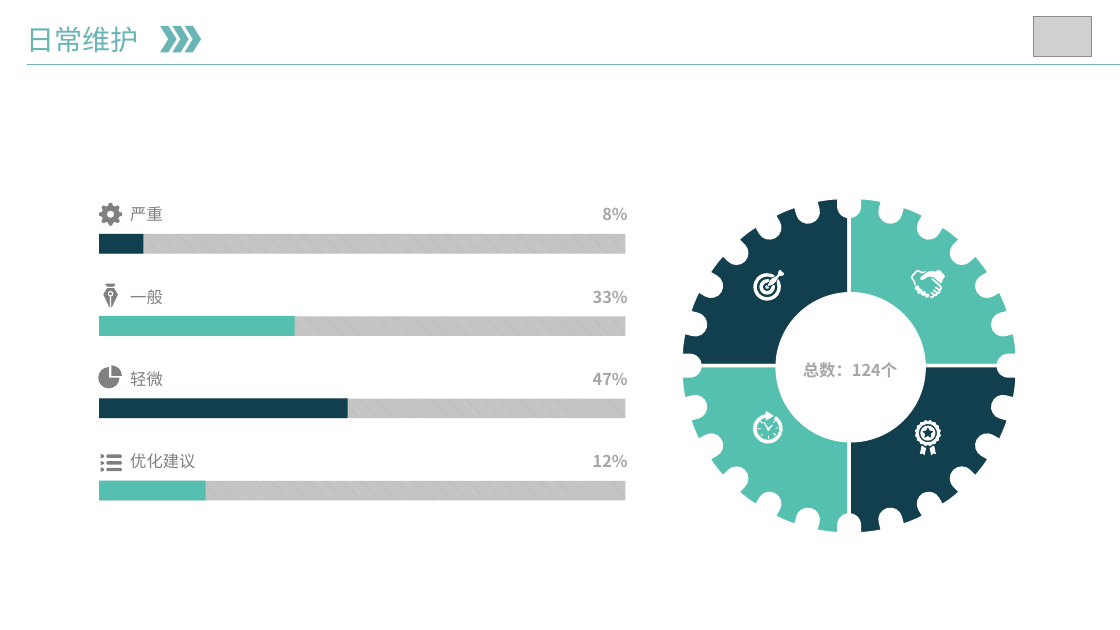
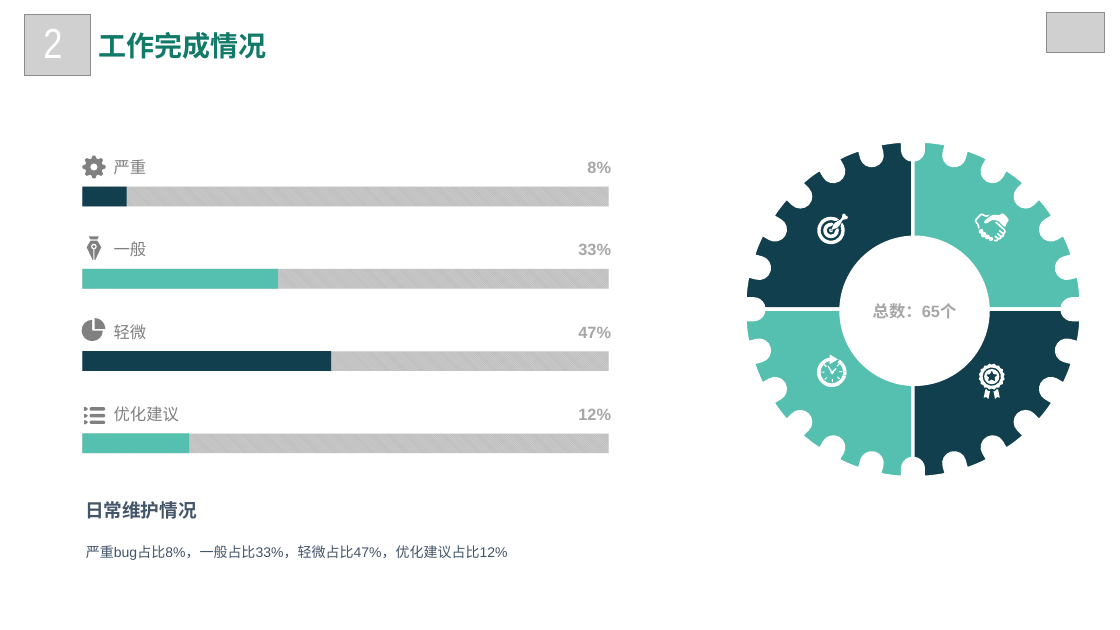
Before and after one commit to YANGFEI007/gangfang, a slide deck: slide 8 of 事业10部-杨飞-2020年终工作总结.pptx (slide 6 before the commit). Drawn at 1120x630 pixels with LibreOffice and Linux fonts; fonts in the diff are those of the drawing; grey boxes stand for pictures; background and template pictures are left out. Boxes give left, top, right and bottom in pixels: in the first picture for what was removed or moved away, otherwise in the second. Text is boxed around its words. In the diff, an @@ line names an element or a change of style, - is before the commit and + after.

```diff
--- a/事业10部-杨飞-2020年终工作总结.pptx
+++ b/事业10部-杨飞-2020年终工作总结.pptx
@@ picture added at (24,15,91,76) @@
@@ text added at (43,29,62,58), 36 pt, text #FFFFFF @@
+2
@@ chevron removed at (160,26,177,53) @@
@@ chevron removed at (172,26,189,53) @@
@@ chevron removed at (185,26,202,53) @@
@@ picture: place and size @@
-picture at (1034,16,1092,55)
+picture at (1047,13,1105,52)
@@ text added at (99,32,267,59), 24 pt, text #117A68, bold @@
+工作完成情况
@@ line removed from (27, 65) to (1120, 65) @@
@@ freeform shape: place and size @@
-freeform shape at (99,203,123,226)
+freeform shape at (82,155,106,178)
@@ rectangle: place and size @@
-rectangle at (99,481,626,500)
+rectangle at (82,187,609,206)
@@ freeform shape: place and size @@
-freeform shape at (767,270,784,287)
+freeform shape at (823,223,839,239)
@@ freeform shape: place and size @@
-freeform shape at (760,279,776,295)
+freeform shape at (831,213,848,230)
@@ 12 freeform shapes, 1 ellipse: place and size @@
-12 freeform shapes, 1 ellipse at (681,197,1017,534)
+12 freeform shapes, 1 ellipse at (745,141,1081,477)
@@ 8 texts, 4 rectangles, 3 freeform shapes, 1 ellipse, 1 line: place and size @@
-8 texts, 4 rectangles, 3 freeform shapes, 1 ellipse, 1 line at (99,206,628,501)
+8 texts, 4 rectangles, 3 freeform shapes, 1 ellipse, 1 line at (82,159,611,454)
@@ freeform shape: place and size @@
-freeform shape at (101,454,122,472)
+freeform shape at (82,320,103,341)
@@ text at (873,303,957,318): text changed; font Noto Sans CJK SC to Arial @@
-总数：124个
+总数：65个
@@ freeform shape: place and size @@
-freeform shape at (98,367,119,388)
+freeform shape at (84,407,105,425)
@@ font Noto Sans CJK SC to Arial in 8 elements at (114,159,147,174), (587,162,611,173), (114,241,147,256), (578,244,611,255), (578,409,611,420), (114,324,147,339), (578,327,611,338), (114,406,179,421) @@
@@ 3 rectangles: place and size @@
-3 rectangles at (99,234,626,418)
+3 rectangles at (82,269,609,453)
@@ text at (85,501,197,519): text changed; size 24 to 16 pt; font Noto Sans CJK SC to Arial; text colour gradient #69B4B4 to #2A5294 to #445469; bold on @@
-日常维护
+日常维护情况
@@ text added at (86,545,508,560), 12 pt, text #445469 @@
+严重bug占比8%，一般占比33%，轻微占比47%，优化建议占比12%
```
Also in this commit, not shown: 17 slides added, 17 slides removed, 1 other file.
